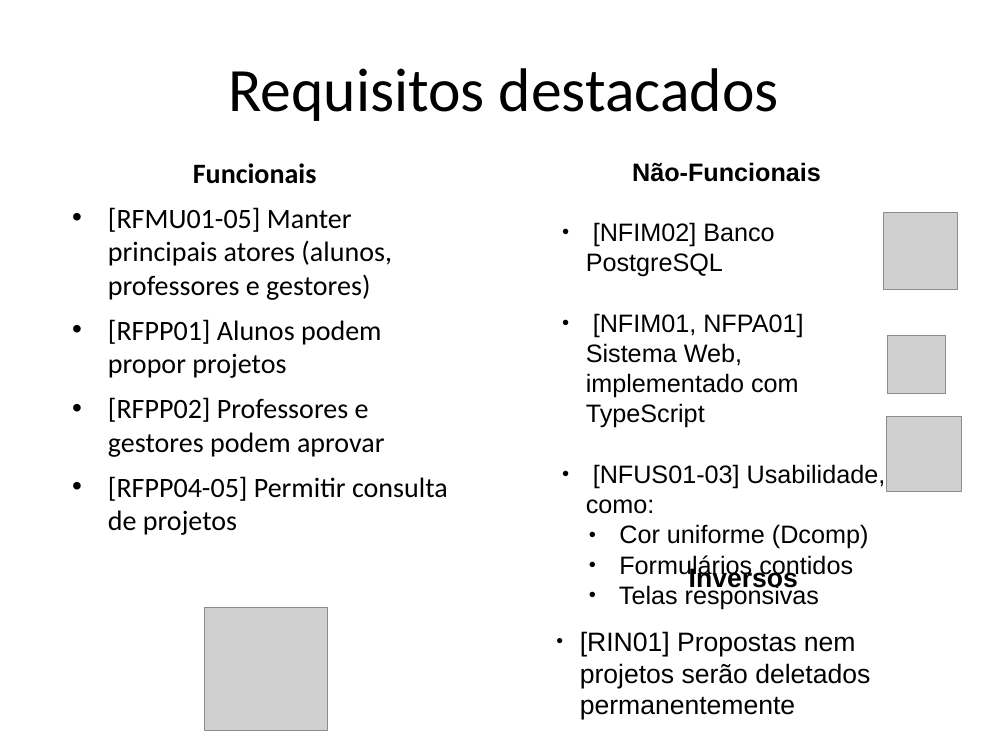
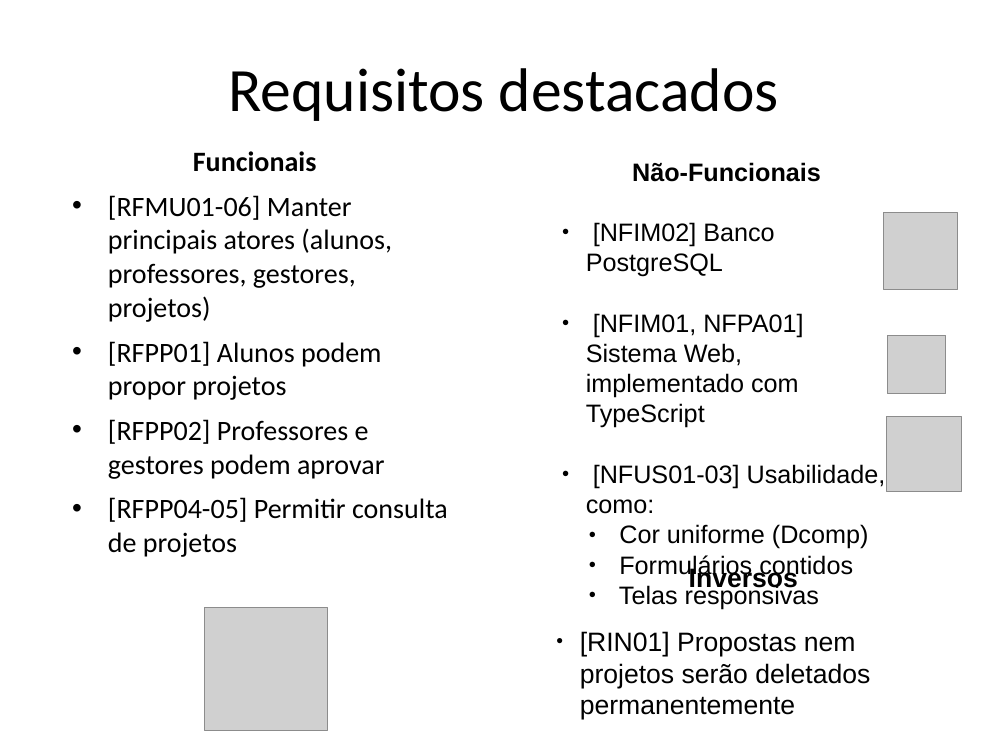
Before and after one commit to Pedro-V/projetorium, a slide deck: slide 8 of documentos/Projetorium-ESI-2023-1.odp. Drawn at 1008x756 pixels with LibreOffice and Linux fonts; fonts in the diff are those of the drawing; grey boxes stand for pictures. Boxes give left, top, right and bottom in pixels: in the first picture for what was removed or moved away, otherwise in the second. Text is boxed around its words. In the diff, an @@ line names an element or a change of style, - is before the commit and + after.

```diff
--- a/documentos/Projetorium-ESI-2023-1.odp
+++ b/documentos/Projetorium-ESI-2023-1.odp
@@ text "Funcionais": place and size @@
-text "Funcionais" at <box>108,163,448,535</box>
+text "Funcionais" at <box>108,151,448,557</box>
@@ text at <box>108,195,391,322</box>: text changed @@
-• [RFMU01-05] Manter principais atores (alunos, professores e gestores)
+• [RFMU01-06] Manter principais atores (alunos, professores, gestores, projetos)
```
Also in this commit, not shown: 5 other slides changed, 1 slide added, 1 slide removed, 6 other files.
